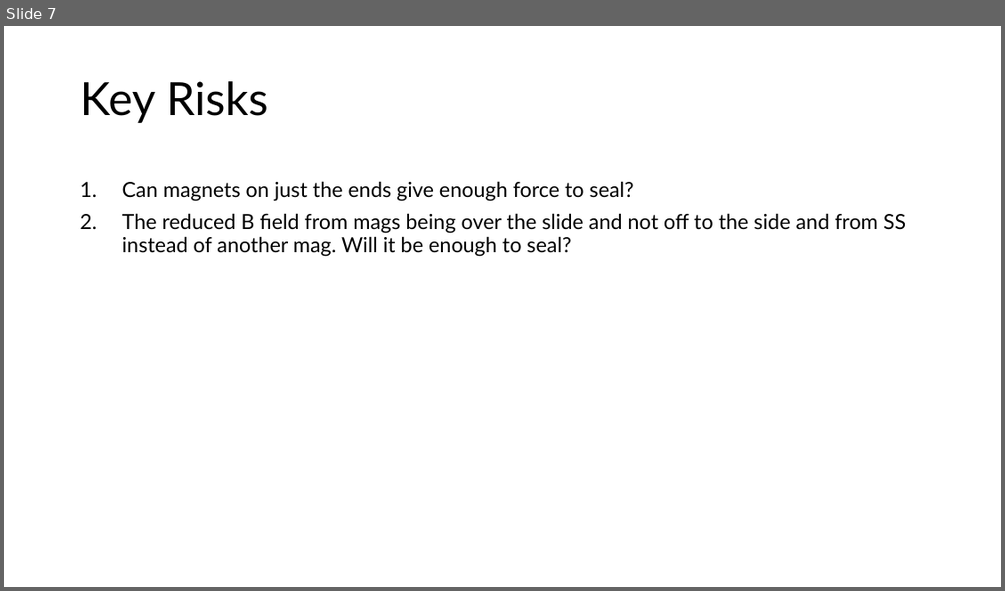
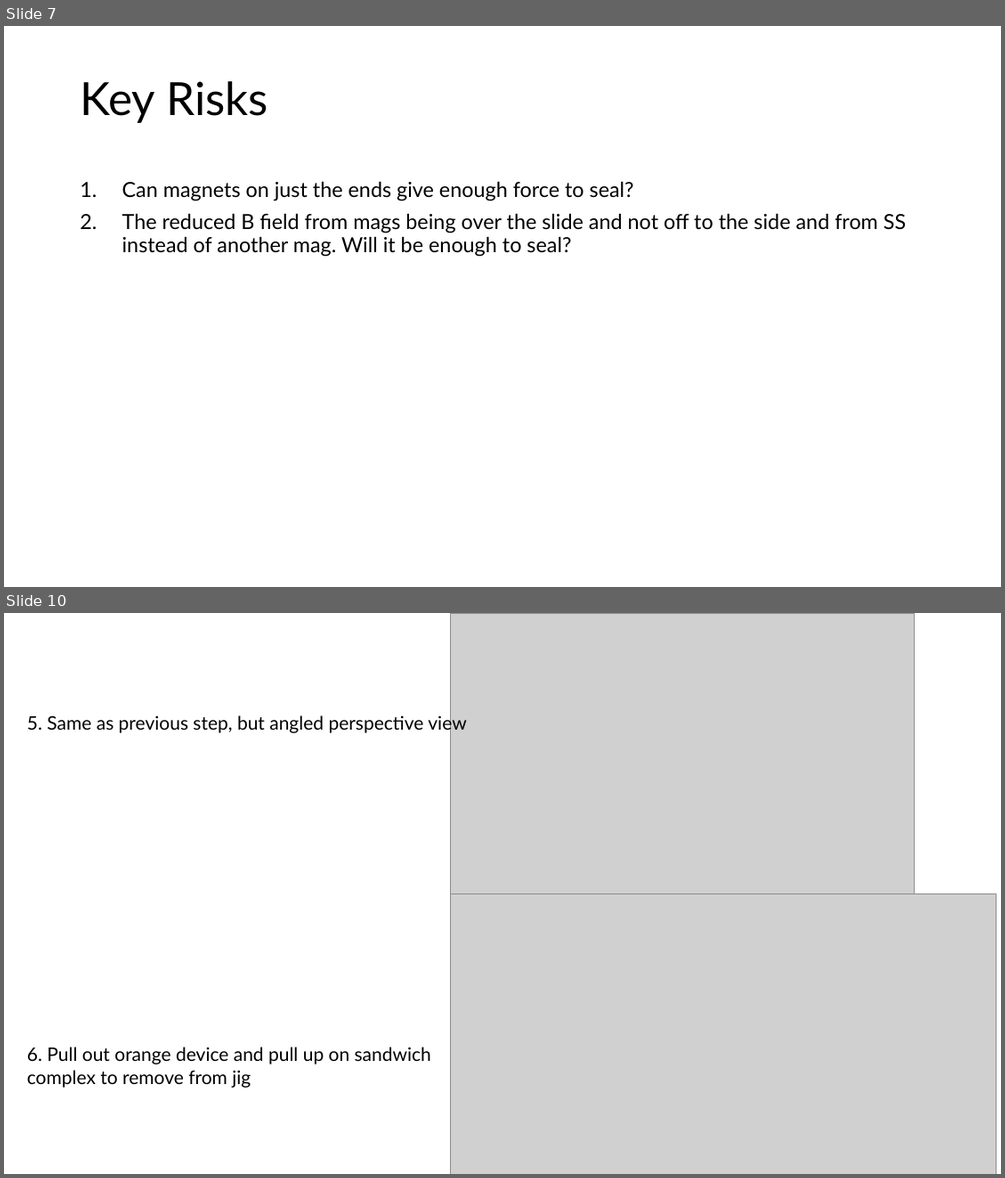
Before and after one commit to mdanderson03/SpectrePlex, a slide deck: Presentation/Commercial Prototype Production.pptx. Shown one above the other, each under a label of ours: slide 7 before the commit, slides 7 and 10 after it; the slides between them are not shown. The pictures are 1005x591 and 1005x1178 pixels, drawn with LibreOffice and Linux fonts; fonts in the diff are those of the drawing; grey boxes stand for pictures. Boxes give left, top, right and bottom in pixels: in the first picture for what was removed or moved away, otherwise in the second. Text is boxed around its words. In the diff, an @@ line names an element or a change of style, - is before the commit and + after.

```diff
--- a/Presentation/Commercial Prototype Production.pptx
+++ b/Presentation/Commercial Prototype Production.pptx
@@ slide 10 added at [4,613,1001,1174], background #FFFFFF @@
@@ picture added at [451,613,914,926] @@
@@ text added at [27,714,466,734], 18 pt, text #000000 @@
+5. Same as previous step, but angled perspective view
@@ picture added at [451,893,996,1174] @@
@@ text added at [27,1046,431,1087], 18 pt, text #000000 @@
+6. Pull out orange device and pull up on sandwich complex to remove from jig
```
Also in this commit, not shown: 2 other slides added, 1 slide removed, 3 other files.
